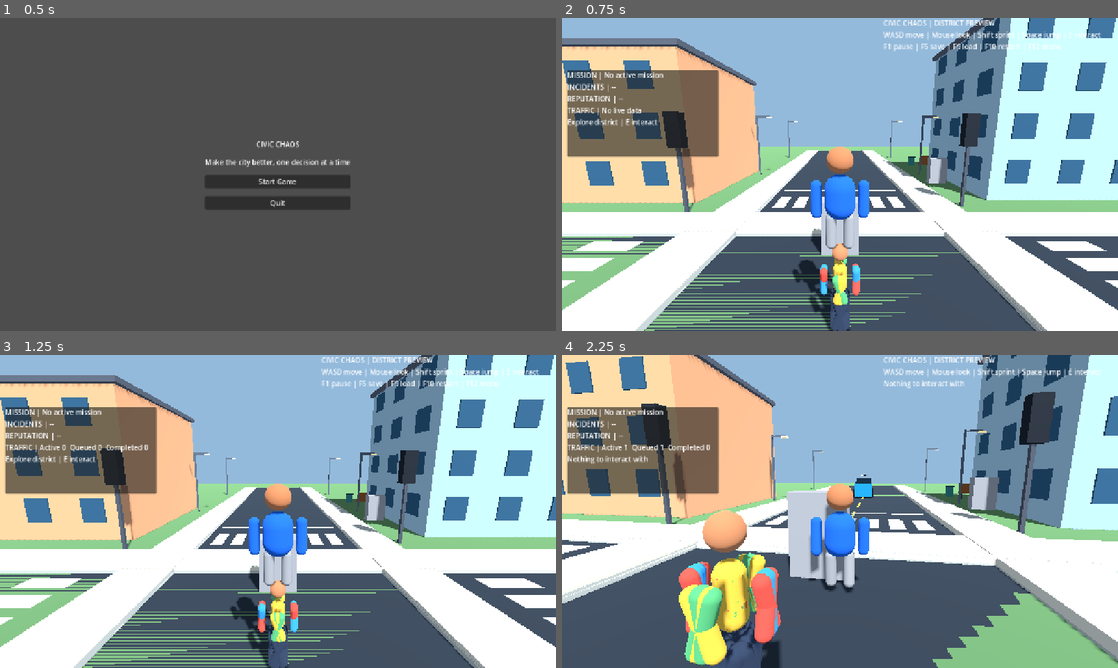
Above: before the commit, frames 1-4 (two rows, left to right).
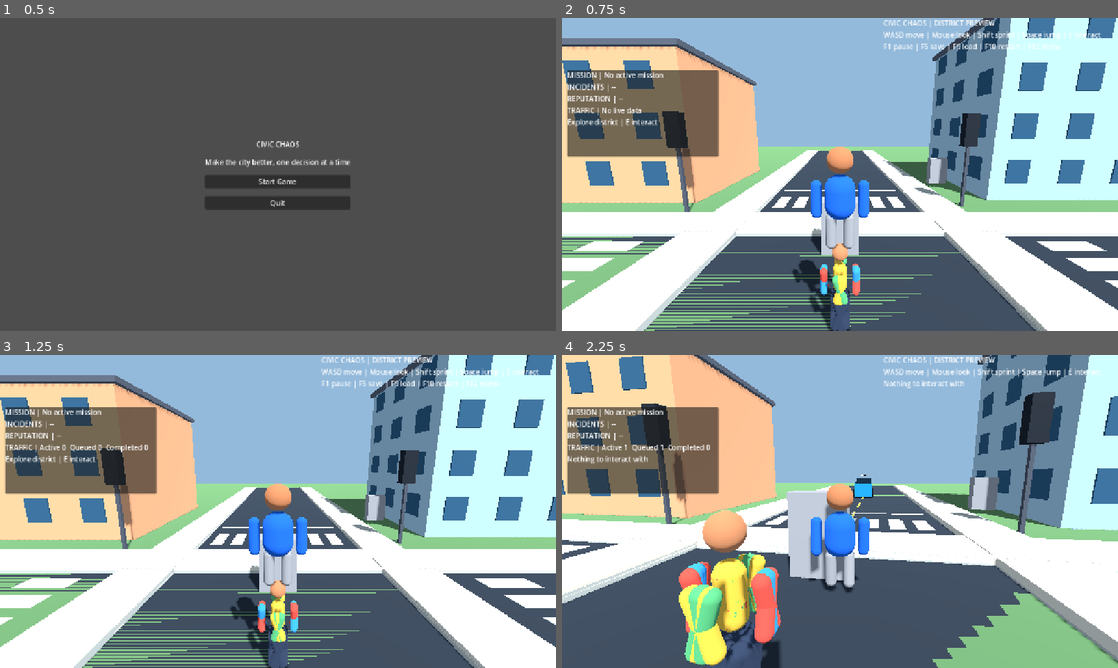
Above: after the commit, the same moments.

Repository: gauravprajapat-23/civic-chaos
Game: Godot game, scene res://scenes/core/menu.tscn
Two runs of this game, one before a commit and one after it. Both use one fixed random seed, a clock stepped at 60 frames per second and the inputs below.
Inputs (mouse positions are in pixels of both pictures, inside the frame that each line leads up to):
- Up to frame 1 (0.5 s): no input
- Up to frame 2 (0.75 s): click "Start Game" at 0.5 s
- Up to frame 3 (1.25 s): no input
- Up to frame 4 (2.25 s): tap Enter at 1.25 s; move the mouse to (867, 511) at 1.27 s; hold E (interact) 1.28-2.03 s; hold W (move_forward) from 1.28 s (still down); tap Space (jump) at 1.52 s; move the mouse to (812, 511) at 2.02 s; tap Shift (sprint) at 2.1 s

Frame 1 is identical in both runs. In frame 2, 0.3% of the frame differs, in the area x 34-68%, y 31-50%; in frame 3, 0.3%; in frame 4, 0.5%, in the area x 37-77%, y 23-47%.
Error after the commit: Invalid type in function '_collider' in base 'Node3D (street_furniture.gd)'. The Object-derived class of argument 1 (Node3D) is not a subclass of the expected …

Commit message:
fix(world): add solid collision shapes for street props and trees

Diff:
--- a/scripts/world/street_furniture.gd
+++ b/scripts/world/street_furniture.gd
@@ -55,11 +55,22 @@
     parent.add_child(part)
     return part
 
+func _collider(parent: StaticBody3D, location: Vector3, dimensions: Vector3) -> void:
+    var shape := CollisionShape3D.new()
+    var box := BoxShape3D.new()
+    box.size = dimensions
+    shape.shape = box
+    shape.position = location
+    parent.add_child(shape)
+
 func _traffic_light(index: int, location: Vector3) -> void:
-    var root := Node3D.new()
+    var root := StaticBody3D.new()
     root.name = "TrafficSignal_%d" % index
     root.position = location
+    root.collision_layer = 1
+    root.collision_mask = 0
     add_child(root)
+    _collider(root, Vector3(0, 2.1, 0), Vector3(0.22, 4.2, 0.22))
     _box(root, "Pole", Vector3(0, 2.1, 0), Vector3(0.15, 4.2, 0.15), Color(0.27, 0.29, 0.32))
     _box(root, "SignalCase", Vector3(0, 4.0, 0), Vector3(0.65, 1.6, 0.46), Color(0.12, 0.14, 0.16))
     var lights: Array[MeshInstance3D] = []
@@ -85,6 +96,7 @@
     root.name = "Streetlight"
     root.position = location
     add_child(root)
+    _collider(root, Vector3(0, 2.6, 0), Vector3(0.22, 5.2, 0.22))
     _box(root, "Pole", Vector3(0, 2.6, 0), Vector3(0.13, 5.2, 0.13), Color(0.31, 0.35, 0.39))
     _box(root, "Arm", Vector3(0.55, 5.1, 0), Vector3(1.2, 0.12, 0.12), Color(0.31, 0.35, 0.39))
     var lamp := _box(root, "Lamp", Vector3(1.1, 5.02, 0), Vector3(0.45, 0.12, 0.32), Color(0.95, 0.90, 0.65))
@@ -99,6 +111,7 @@
     root.name = "Tree"
     root.position = location
     add_child(root)
+    _collider(root, Vector3(0, 1.15, 0), Vector3(0.45, 2.3, 0.45))
     _box(root, "Trunk", Vector3(0, 1.15, 0), Vector3(0.4, 2.3, 0.4), Color(0.40, 0.25, 0.14))
     _sphere(root, "LowerCanopy", Vector3(0, 2.85, 0), 1.15, Color(0.18, 0.39, 0.23))
     _sphere(root, "UpperCanopy", Vector3(0.25, 3.65, 0.1), 1.05, Color(0.27, 0.55, 0.30))
@@ -108,6 +121,7 @@
     root.name = "TrashBin"
     root.position = location
     add_child(root)
+    _collider(root, Vector3(0, 0.5, 0), Vector3(0.65, 1.0, 0.65))
     _box(root, "Bin", Vector3(0, 0.48, 0), Vector3(0.55, 0.9, 0.55), Color(0.18, 0.43, 0.41))
     _box(root, "Lid", Vector3(0, 0.96, 0), Vector3(0.65, 0.12, 0.65), Color(0.12, 0.24, 0.26))
 
@@ -116,6 +130,7 @@
     root.name = "SidewalkBench"
     root.position = location
     add_child(root)
+    _collider(root, Vector3(0, 0.6, 0.1), Vector3(1.8, 1.2, 0.75))
     var wood := Color(0.48, 0.28, 0.14)
     var metal := Color(0.20, 0.23, 0.26)
     _box(root, "Seat", Vector3(0, 0.55, 0), Vector3(1.7, 0.13, 0.55), wood)
